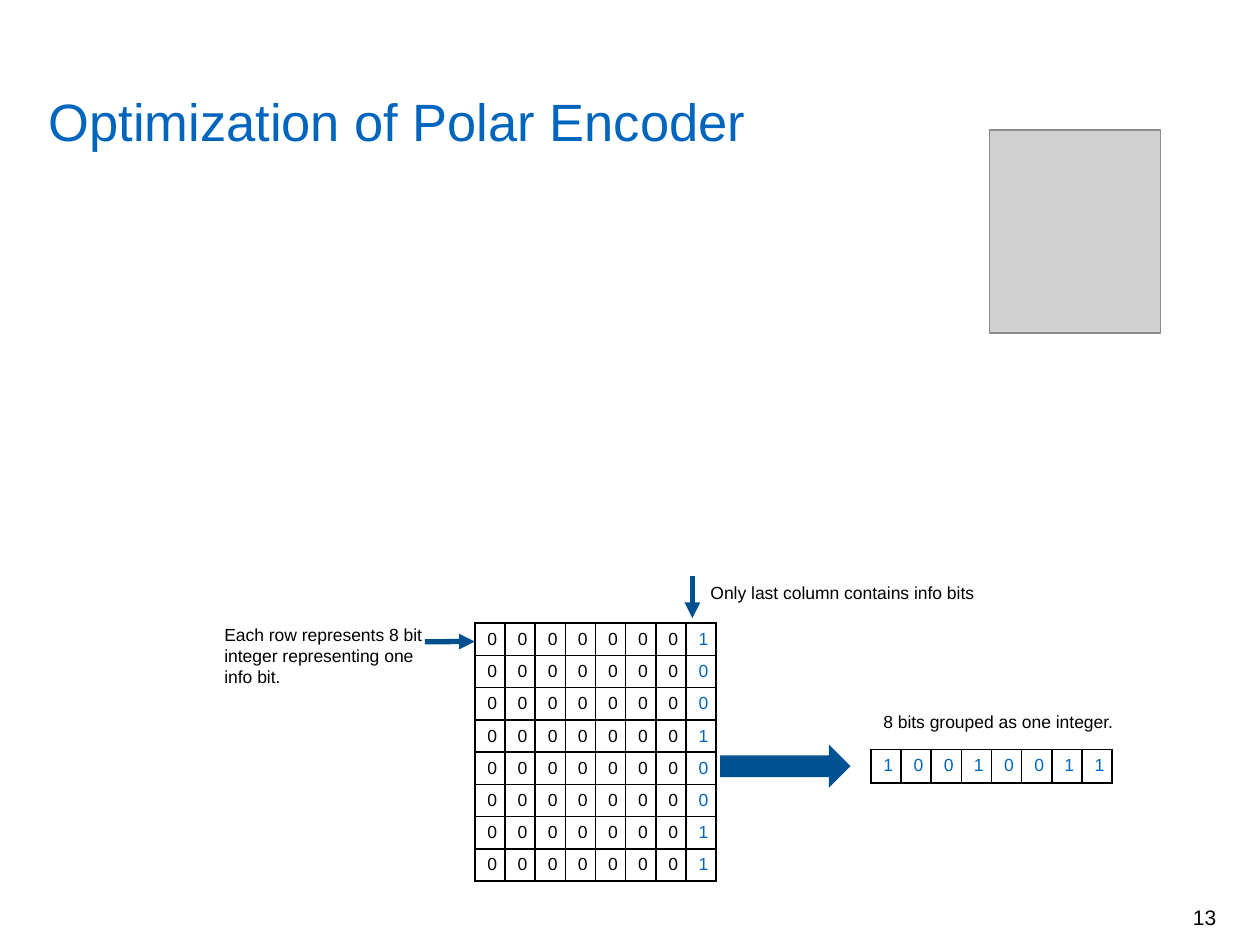
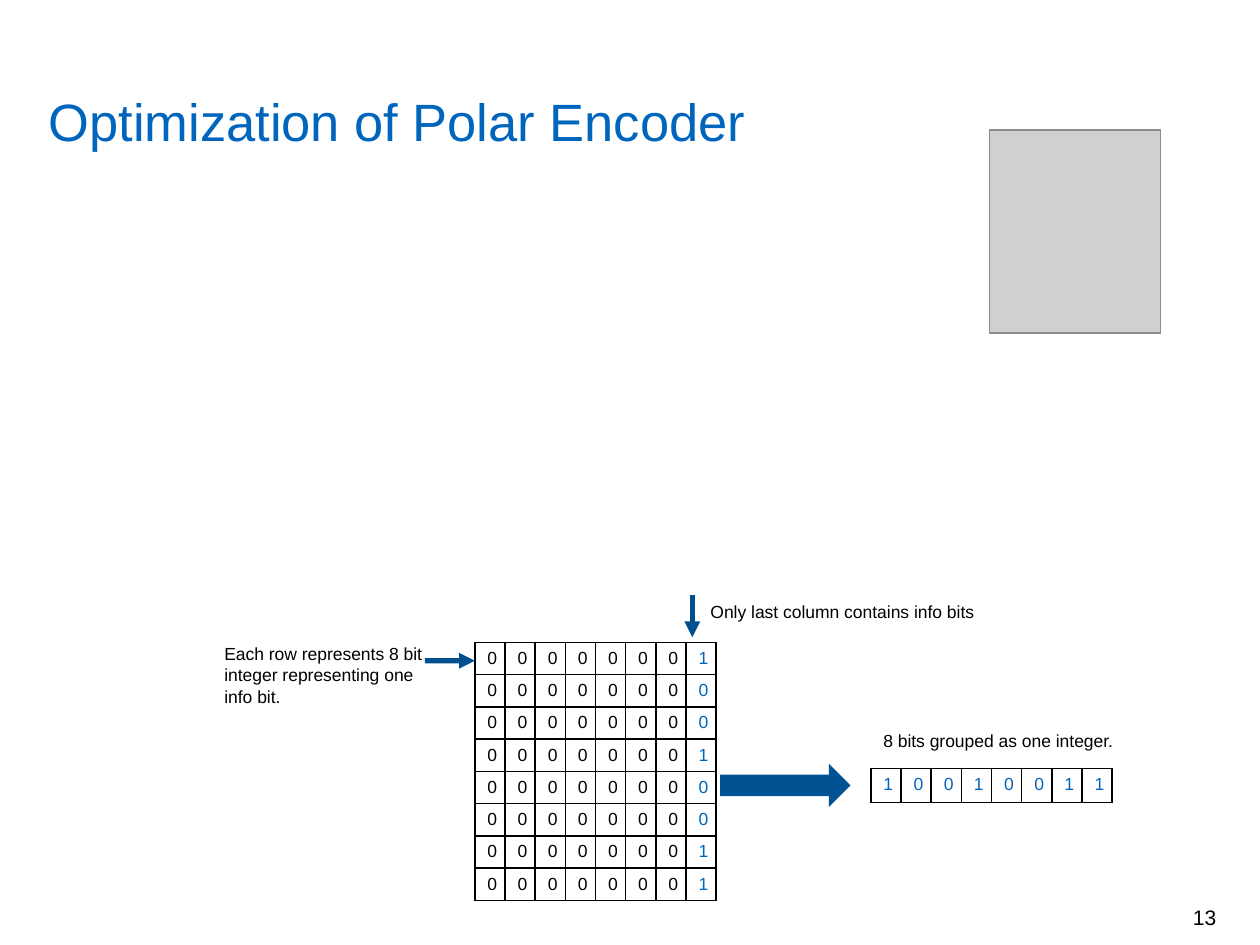
Before and after one commit to yadhu1961/thesis_5GPolorCodes, a slide deck: slide 13 of final_presentation/finalPpt1.4.pptx. Drawn at 1260x945 pixels with LibreOffice and Linux fonts; fonts in the diff are those of the drawing; grey boxes stand for pictures; background and template pictures are left out. Boxes give left, top, right and bottom in pixels: in the first picture for what was removed or moved away, otherwise in the second. Text is boxed around its words. In the diff, an @@ line names an element or a change of style, - is before the commit and + after.

```diff
--- a/final_presentation/finalPpt1.4.pptx
+++ b/final_presentation/finalPpt1.4.pptx
@@ 3 texts, 2 tables, 2 arrows, 1 right arrow: place and size @@
-3 texts, 2 tables, 2 arrows, 1 right arrow at [224, 576, 1113, 892]
+3 texts, 2 tables, 2 arrows, 1 right arrow at [224, 595, 1113, 911]
```
Also in this commit, not shown: 4 other slides changed.
